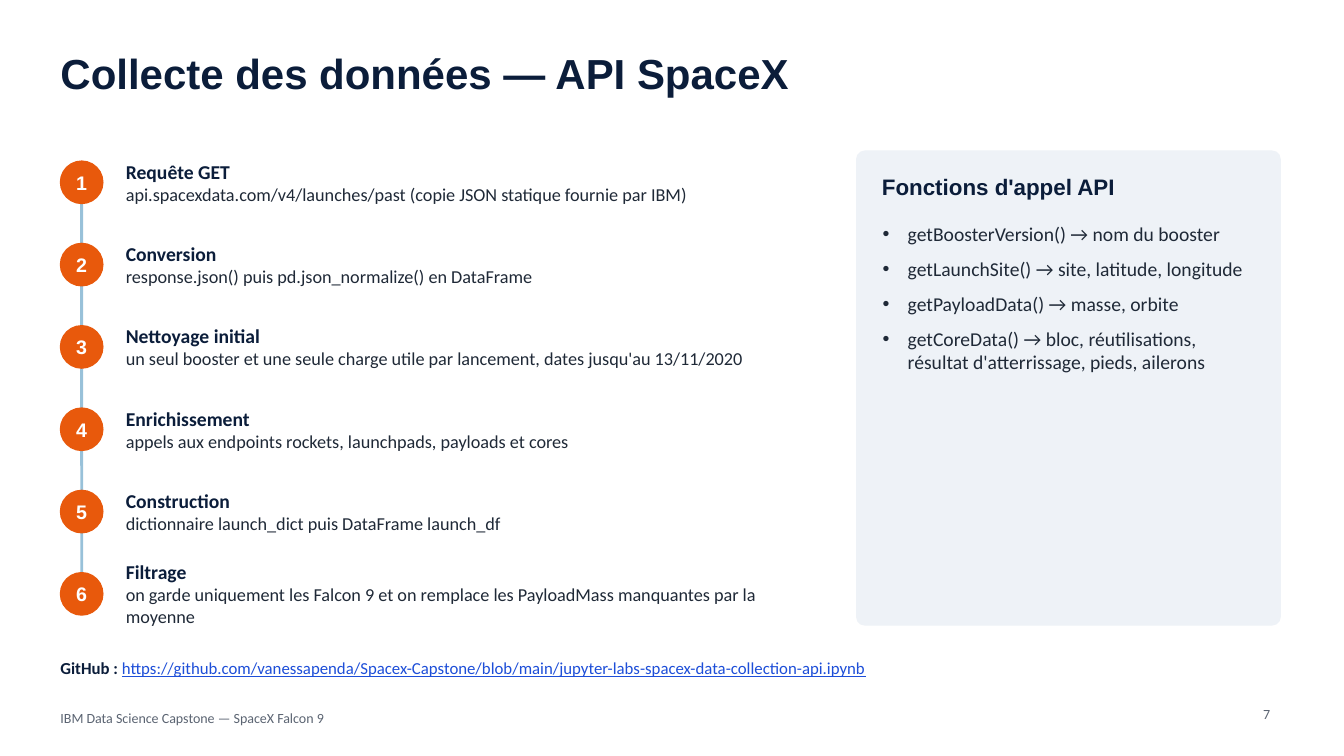
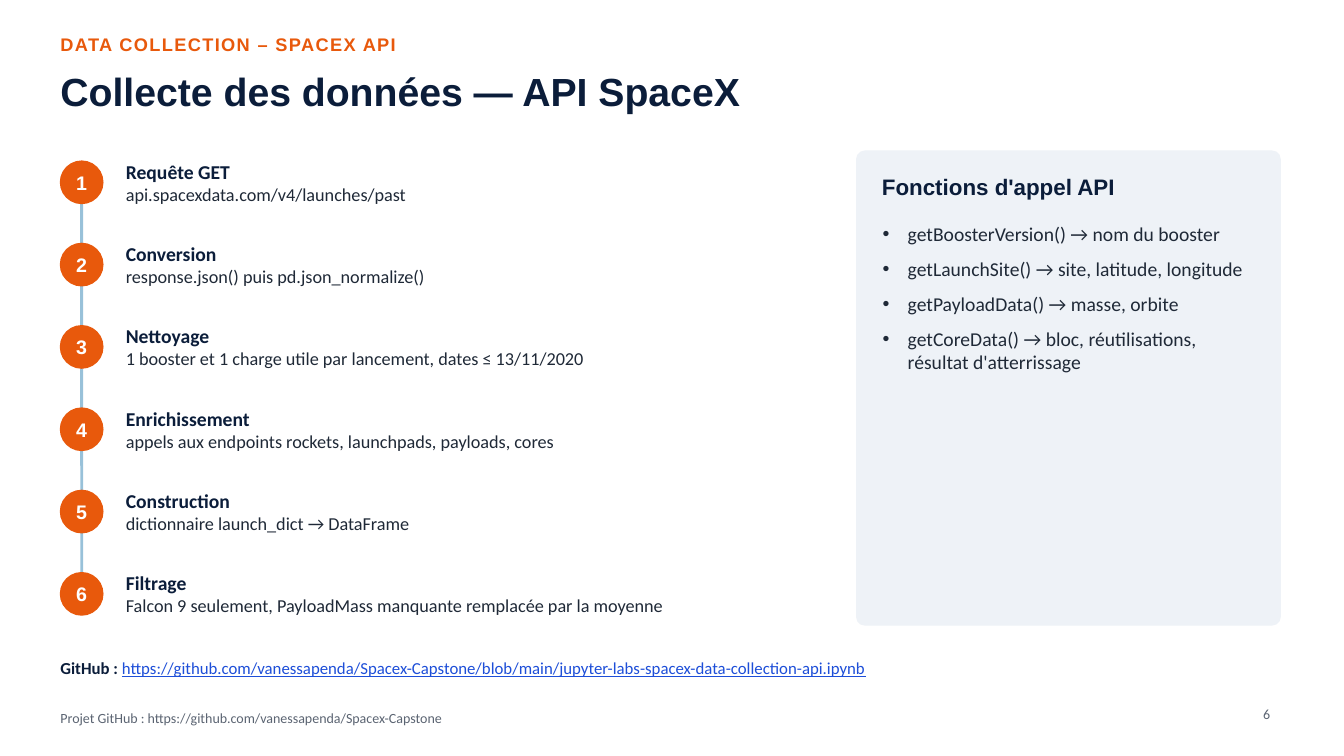
Before and after one commit to vanessapenda/Spacex-Capstone, a slide deck: slide 6 of Rapport_Capstone_SpaceX.pptx (slide 7 before the commit). Drawn at 1344x756 pixels with LibreOffice and Linux fonts; fonts in the diff are those of the drawing. Boxes give left, top, right and bottom in pixels: in the first picture for what was removed or moved away, otherwise in the second. Text is boxed around its words. In the diff, an @@ line names an element or a change of style, - is before the commit and + after.

```diff
--- a/Rapport_Capstone_SpaceX.pptx
+++ b/Rapport_Capstone_SpaceX.pptx
@@ title "Collecte des données — API ...": place and size @@
-title "Collecte des données — API ..." at [60,58,789,98]
+title "Collecte des données — API ..." at [60,77,739,114]
@@ title "Collecte des données — API ..." at [60,77,739,114]: size 30 to 28 pt @@
@@ text added at [60,38,396,51], 13 pt, text #E8590C, bold @@
+DATA COLLECTION – SPACEX API
@@ text at [126,188,406,204]: text changed @@
-api.spacexdata.com/v4/launches/past (copie JSON statique fournie par IBM)
+api.spacexdata.com/v4/launches/past
@@ text at [126,270,424,286]: text changed @@
-response.json() puis pd.json_normalize() en DataFrame
+response.json() puis pd.json_normalize()
@@ text at [126,330,584,368]: text changed @@
-Nettoyage initial
-un seul booster et une seule charge utile par lancement, dates jusqu'au 13/11/2020
+Nettoyage
+1 booster et 1 charge utile par lancement, dates ≤ 13/11/2020
@@ text at [908,332,1197,373]: text changed @@
-• getCoreData() → bloc, réutilisations, résultat d'atterrissage, pieds, ailerons
+• getCoreData() → bloc, réutilisations, résultat d'atterrissage
@@ text at [126,435,553,451]: text changed @@
-appels aux endpoints rockets, launchpads, payloads et cores
+appels aux endpoints rockets, launchpads, payloads, cores
@@ text at [126,517,409,533]: text changed @@
-dictionnaire launch_dict puis DataFrame launch_df
+dictionnaire launch_dict → DataFrame
@@ text at [126,599,663,615]: text changed @@
-on garde uniquement les Falcon 9 et on remplace les PayloadMass manquantes par la moyenne
+Falcon 9 seulement, PayloadMass manquante remplacée par la moyenne
@@ text removed at [60,713,324,726] @@
-IBM Data Science Capstone — SpaceX Falcon 9
@@ text added at [60,713,442,726], 10 pt, text #5B6472 @@
+Projet GitHub : https://github.com/vanessapenda/Spacex-Capstone
@@ page number at [1263,709,1270,719]: text changed @@
-7
+6
```
Also in this commit, not shown: 13 other slides changed, 10 slides added, 33 slides removed, 1 other file.
